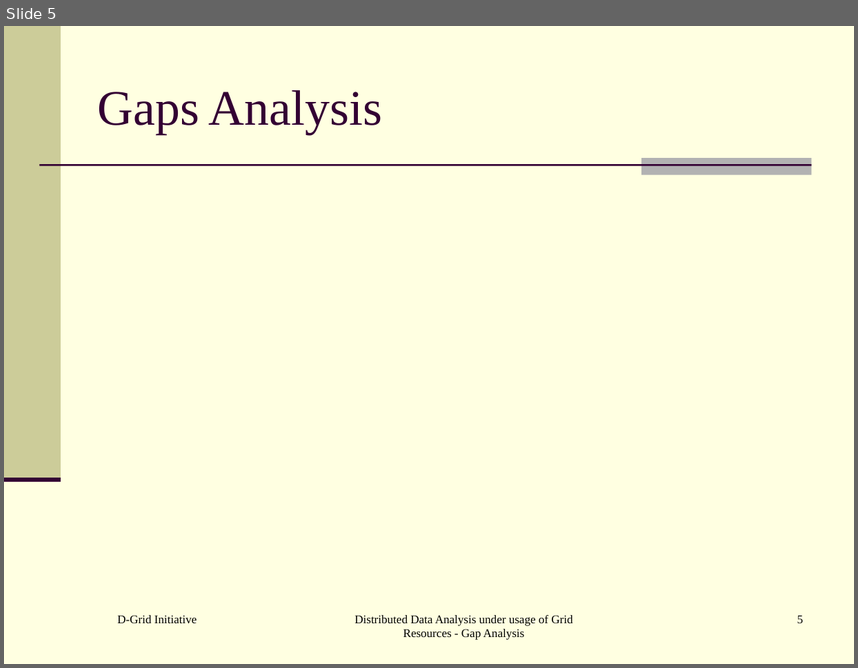
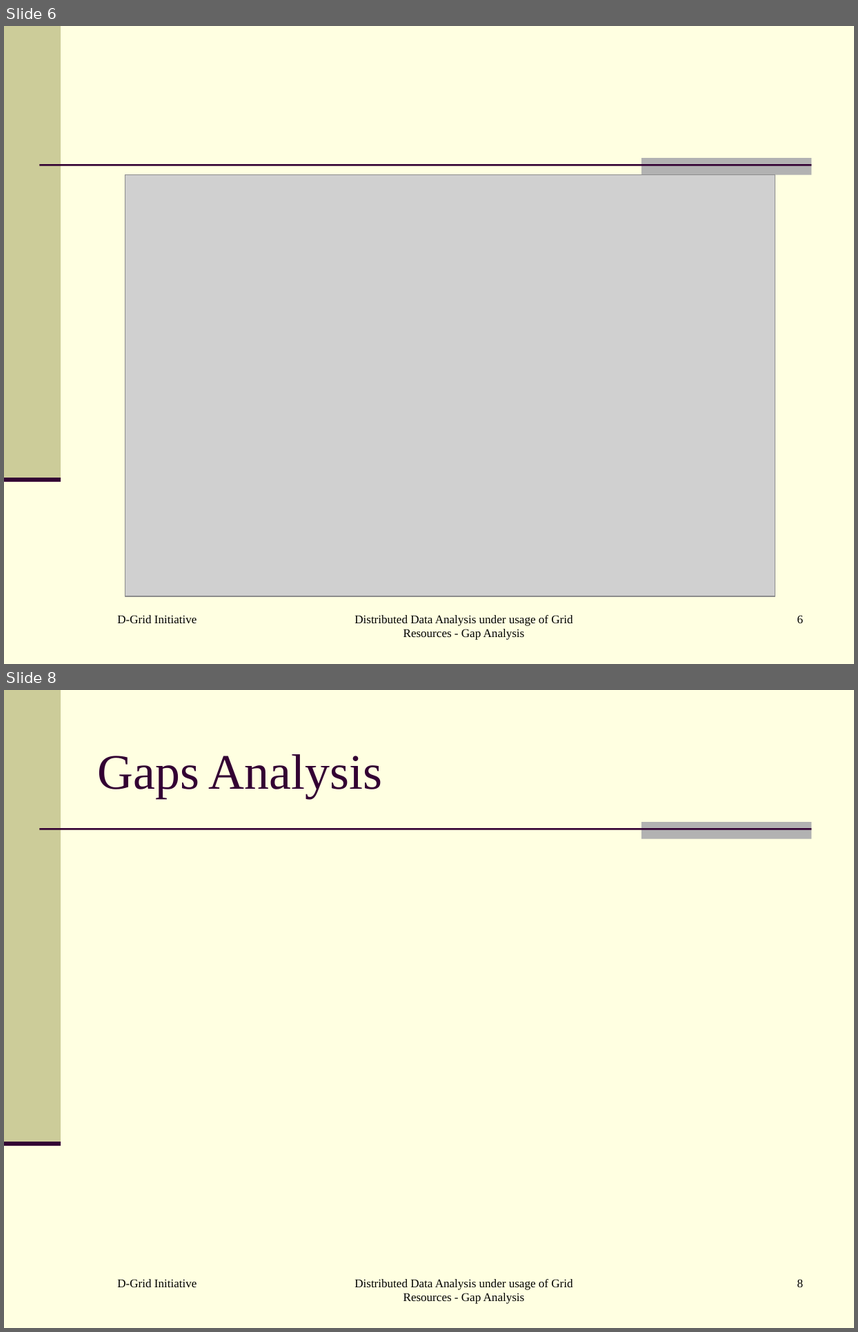
Before and after one commit to AnarManafov/PoDDocumentation, a slide deck: HEPCG-Workshops/2006-Nov/HEPCG-Workshops-2006-Nov.ppt. Shown one above the other, each under a label of ours: slide 5 before the commit, slides 6 and 8 after it; the slides between them are not shown. The pictures are 858x668 and 858x1332 pixels, drawn with LibreOffice and Linux fonts; fonts in the diff are those of the drawing; grey boxes stand for pictures. Boxes give left, top, right and bottom in pixels: in the first picture for what was removed or moved away, otherwise in the second. Text is boxed around its words. In the diff, an @@ line names an element or a change of style, - is before the commit and + after.

```diff
--- a/HEPCG-Workshops/2006-Nov/HEPCG-Workshops-2006-Nov.ppt
+++ b/HEPCG-Workshops/2006-Nov/HEPCG-Workshops-2006-Nov.ppt
@@ slide 6 added at <box>4,26,854,664</box>, background #FFFFE1; not listed: 4 template elements that a slide beside it also shows @@
@@ picture added at <box>125,175,775,595</box> @@
@@ text added at <box>117,615,197,623</box>, 10 pt, text #000000 @@
+D-Grid Initiative
@@ text added at <box>355,615,573,639</box>, 10 pt, text #000000 @@
+Distributed Data Analysis under usage of Grid Resources - Gap Analysis
@@ page number added at <box>797,615,804,623</box>, 10 pt, text #000000 @@
+6
@@ what was slide 5 is now slide 8 @@
@@ page number at <box>797,1279,804,1287</box>: text changed @@
-5
+8
```
Also in this commit, not shown: 3 slides changed, 2 other slides added.
